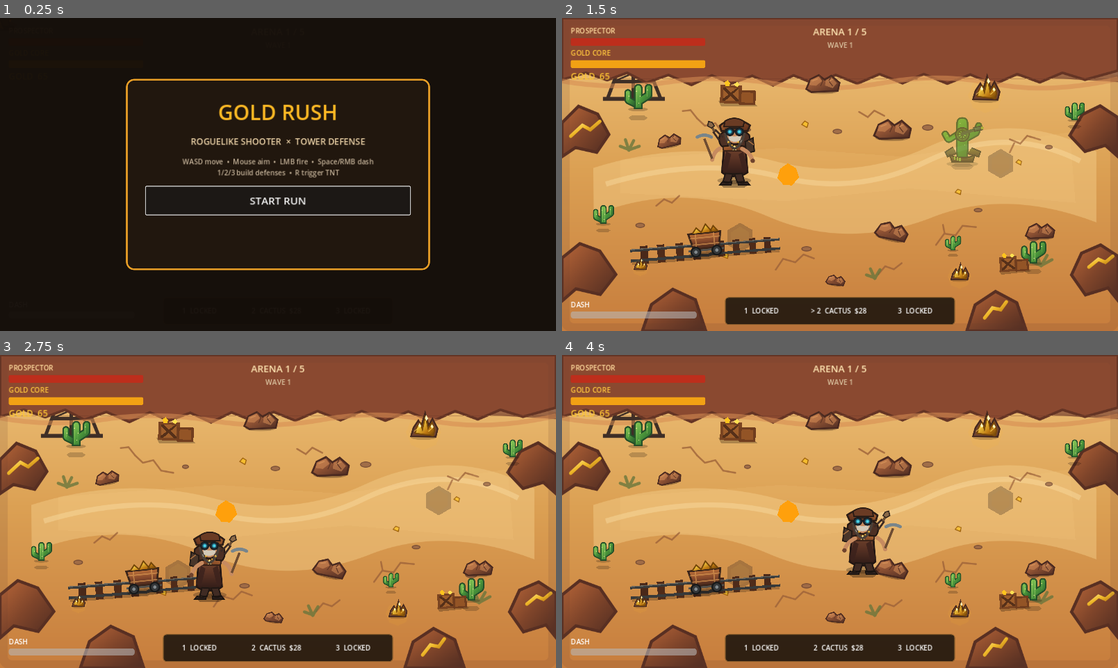
Above: before the commit, frames 1-4 (two rows, left to right).
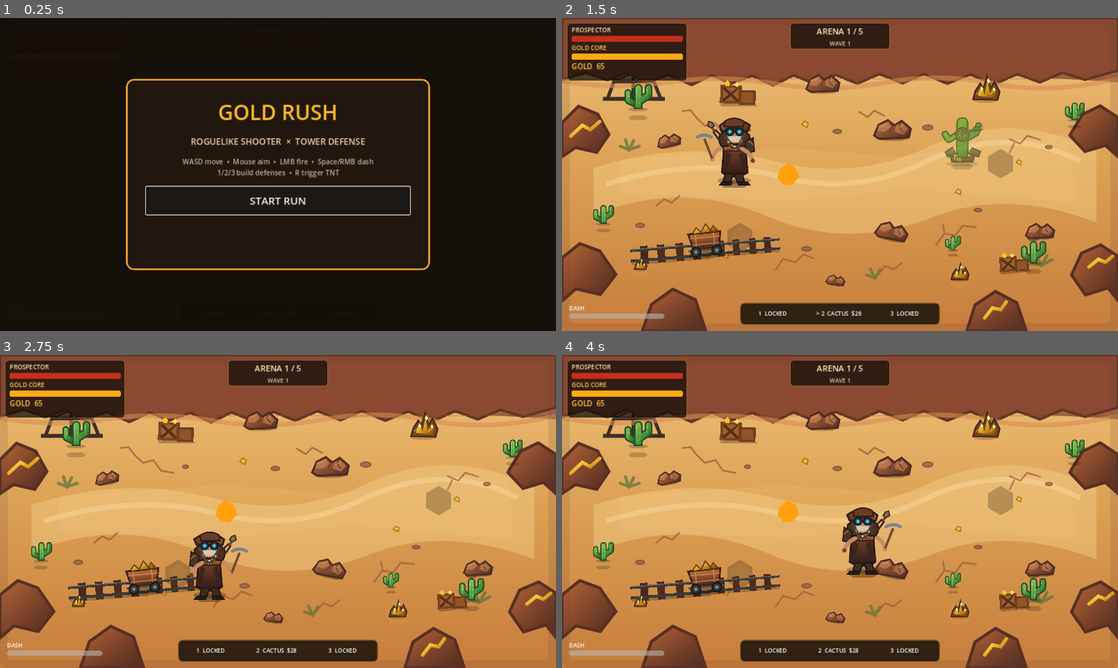
Above: after the commit, the same moments.

Repository: motomotoo1997-art/monster-quest
Game: Godot game, scene res://scenes/main/Main.tscn
Same seed, same stepped clock (60 frames per second), same inputs: the game is played once before the commit and once after it.
Inputs (mouse positions are in pixels of both pictures, inside the frame that each line leads up to):
- Up to frame 1 (0.25 s): no input
- Up to frame 2 (1.5 s): click "START RUN" at 0.5 s; tap Enter at 1.25 s; move the mouse to (962, 158) at 1.27 s; hold D (move_right) from 1.28 s (still down); tap E (ability_e) at 1.35 s
- Up to frame 3 (2.75 s): move the mouse to (166, 527) at 2.02 s; release D (move_right) at 2.03 s; hold S (move_down) from 2.03 s (still down); tap Q (ability_q) at 2.1 s
- Up to frame 4 (4 s): move the mouse to (895, 442) at 2.77 s; release S (move_down) at 2.78 s; hold D (move_right) 2.78-3.53 s; tap R (ability_r) at 2.85 s; move the mouse to (812, 574) at 3.52 s; hold W (move_up) from 3.53 s (still down); tap 1 (build_1) at 3.6 s

The runs differ from the first frame. In frame 2, 7.3% of the frame differs, in the area x 1-71%, y 1-98%; in frame 3, 7.3%; in frame 4, 7.3%.

Commit message:
art: compact HUD for clearer battlefield framing

Diff:
--- a/gold-rush-roguelike/scenes/ui/HUD.tscn
+++ b/gold-rush-roguelike/scenes/ui/HUD.tscn
@@ -1,28 +1,40 @@
-[gd_scene load_steps=5 format=3]
+[gd_scene load_steps=6 format=3]
 
 [ext_resource type="Script" path="res://scripts/ui/hud.gd" id="1"]
 
 [sub_resource type="StyleBoxFlat" id="PanelStyle"]
-bg_color = Color(0.07, 0.055, 0.04, 0.84)
+bg_color = Color(0.055, 0.045, 0.035, 0.82)
 border_width_left = 2
 border_width_top = 2
 border_width_right = 2
 border_width_bottom = 2
-border_color = Color(0.49, 0.34, 0.16, 0.9)
+border_color = Color(0.46, 0.31, 0.14, 0.88)
+corner_radius_top_left = 10
+corner_radius_top_right = 10
+corner_radius_bottom_right = 10
+corner_radius_bottom_left = 10
+
+[sub_resource type="StyleBoxFlat" id="InfoStyle"]
+bg_color = Color(0.055, 0.045, 0.035, 0.72)
+border_width_left = 1
+border_width_top = 1
+border_width_right = 1
+border_width_bottom = 1
+border_color = Color(0.92, 0.65, 0.20, 0.34)
 corner_radius_top_left = 8
 corner_radius_top_right = 8
 corner_radius_bottom_right = 8
 corner_radius_bottom_left = 8
 
 [sub_resource type="StyleBoxFlat" id="HPFill"]
-bg_color = Color(0.74, 0.18, 0.11, 1)
+bg_color = Color(0.77, 0.19, 0.10, 1)
 corner_radius_top_left = 4
 corner_radius_top_right = 4
 corner_radius_bottom_right = 4
 corner_radius_bottom_left = 4
 
 [sub_resource type="StyleBoxFlat" id="CoreFill"]
-bg_color = Color(0.95, 0.63, 0.08, 1)
+bg_color = Color(0.98, 0.67, 0.08, 1)
 corner_radius_top_left = 4
 corner_radius_top_right = 4
 corner_radius_bottom_right = 4
@@ -41,21 +53,31 @@
 grow_vertical = 2
 mouse_filter = 2
 
+[node name="TopLeftBackdrop" type="Panel" parent="Root"]
+layout_mode = 0
+offset_left = 12.0
+offset_top = 12.0
+offset_right = 288.0
+offset_bottom = 145.0
+mouse_filter = 2
+theme_override_styles/panel = SubResource("InfoStyle")
+
 [node name="TopLeft" type="VBoxContainer" parent="Root"]
 layout_mode = 0
-offset_left = 20.0
-offset_top = 18.0
-offset_right = 330.0
-offset_bottom = 160.0
-theme_override_constants/separation = 5
+offset_left = 22.0
+offset_top = 17.0
+offset_right = 278.0
+offset_bottom = 139.0
+theme_override_constants/separation = 3
 
 [node name="PlayerTitle" type="Label" parent="Root/TopLeft"]
 layout_mode = 2
-theme_override_colors/font_color = Color(1, 0.86, 0.62, 1)
+theme_override_colors/font_color = Color(1, 0.87, 0.65, 1)
+theme_override_font_sizes/font_size = 14
 text = "PROSPECTOR"
 
 [node name="PlayerHP" type="ProgressBar" parent="Root/TopLeft"]
-custom_minimum_size = Vector2(300, 18)
+custom_minimum_size = Vector2(246, 14)
 layout_mode = 2
 value = 100.0
 show_percentage = false
@@ -63,11 +85,12 @@
 
 [node name="CoreTitle" type="Label" parent="Root/TopLeft"]
 layout_mode = 2
-theme_override_colors/font_color = Color(1, 0.78, 0.24, 1)
+theme_override_colors/font_color = Color(1, 0.80, 0.28, 1)
+theme_override_font_sizes/font_size = 14
 text = "GOLD CORE"
 
 [node name="CoreHP" type="ProgressBar" parent="Root/TopLeft"]
-custom_minimum_size = Vector2(300, 18)
+custom_minimum_size = Vector2(246, 14)
 layout_mode = 2
 value = 100.0
 show_percentage = false
@@ -75,99 +98,114 @@
 
 [node name="Gold" type="Label" parent="Root/TopLeft"]
 layout_mode = 2
-theme_override_colors/font_color = Color(1, 0.78, 0.2, 1)
-theme_override_font_sizes/font_size = 20
+theme_override_colors/font_color = Color(1, 0.80, 0.20, 1)
+theme_override_font_sizes/font_size = 17
 text = "GOLD  0"
 
+[node name="TopCenterBackdrop" type="Panel" parent="Root"]
+layout_mode = 0
+offset_left = 525.0
+offset_top = 12.0
+offset_right = 755.0
+offset_bottom = 72.0
+mouse_filter = 2
+theme_override_styles/panel = SubResource("InfoStyle")
+
 [node name="TopCenter" type="VBoxContainer" parent="Root"]
 layout_mode = 0
-offset_left = 510.0
-offset_top = 16.0
-offset_right = 770.0
-offset_bottom = 78.0
+offset_left = 535.0
+offset_top = 17.0
+offset_right = 745.0
+offset_bottom = 68.0
 
 [node name="Arena" type="Label" parent="Root/TopCenter"]
 layout_mode = 2
-theme_override_colors/font_color = Color(1, 0.9, 0.7, 1)
-theme_override_font_sizes/font_size = 22
+theme_override_colors/font_color = Color(1, 0.91, 0.72, 1)
+theme_override_font_sizes/font_size = 19
 text = "ARENA 1 / 5"
 horizontal_alignment = 1
 
 [node name="Wave" type="Label" parent="Root/TopCenter"]
 layout_mode = 2
-theme_override_colors/font_color = Color(0.86, 0.77, 0.63, 1)
+theme_override_colors/font_color = Color(0.88, 0.79, 0.66, 1)
+theme_override_font_sizes/font_size = 13
 text = "WAVE 1"
 horizontal_alignment = 1
 
 [node name="BottomLeft" type="VBoxContainer" parent="Root"]
 layout_mode = 0
-offset_left = 20.0
-offset_top = 648.0
-offset_right = 310.0
-offset_bottom = 705.0
+offset_left = 16.0
+offset_top = 658.0
+offset_right = 236.0
+offset_bottom = 704.0
+theme_override_constants/separation = 2
 
 [node name="DashLabel" type="Label" parent="Root/BottomLeft"]
 layout_mode = 2
+theme_override_font_sizes/font_size = 13
 text = "DASH"
 
 [node name="Dash" type="ProgressBar" parent="Root/BottomLeft"]
-custom_minimum_size = Vector2(280, 16)
+custom_minimum_size = Vector2(210, 12)
 layout_mode = 2
 value = 100.0
 show_percentage = false
 
 [node name="BottomCenter" type="PanelContainer" parent="Root"]
 layout_mode = 0
-offset_left = 375.0
-offset_top = 642.0
-offset_right = 905.0
+offset_left = 410.0
+offset_top = 655.0
+offset_right = 870.0
 offset_bottom = 706.0
 theme_override_styles/panel = SubResource("PanelStyle")
 
 [node name="Slots" type="HBoxContainer" parent="Root/BottomCenter"]
 layout_mode = 2
-theme_override_constants/separation = 12
+theme_override_constants/separation = 6
 
 [node name="Slot1" type="Label" parent="Root/BottomCenter/Slots"]
-custom_minimum_size = Vector2(165, 48)
-layout_mode = 2
+custom_minimum_size = Vector2(146, 38)
+layout_mode = 2
+theme_override_font_sizes/font_size = 13
 text = "1  LOCKED"
 horizontal_alignment = 1
 vertical_alignment = 1
 
 [node name="Slot2" type="Label" parent="Root/BottomCenter/Slots"]
-custom_minimum_size = Vector2(165, 48)
-layout_mode = 2
+custom_minimum_size = Vector2(146, 38)
+layout_mode = 2
+theme_override_font_sizes/font_size = 13
 text = "2  CACTUS  $28"
 horizontal_alignment = 1
 vertical_alignment = 1
 
 [node name="Slot3" type="Label" parent="Root/BottomCenter/Slots"]
-custom_minimum_size = Vector2(165, 48)
-layout_mode = 2
+custom_minimum_size = Vector2(146, 38)
+layout_mode = 2
+theme_override_font_sizes/font_size = 13
 text = "3  LOCKED"
 horizontal_alignment = 1
 vertical_alignment = 1
 
 [node name="BossPanel" type="VBoxContainer" parent="Root"]
 layout_mode = 0
-offset_left = 390.0
+offset_left = 410.0
 offset_top = 82.0
-offset_right = 890.0
-offset_bottom = 135.0
+offset_right = 870.0
+offset_bottom = 132.0
 
 [node name="VBox" type="VBoxContainer" parent="Root/BossPanel"]
 layout_mode = 2
 
 [node name="Name" type="Label" parent="Root/BossPanel/VBox"]
 layout_mode = 2
-theme_override_colors/font_color = Color(1, 0.72, 0.14, 1)
-theme_override_font_sizes/font_size = 18
+theme_override_colors/font_color = Color(1, 0.75, 0.17, 1)
+theme_override_font_sizes/font_size = 17
 text = "GOLD BAR TANK"
 horizontal_alignment = 1
 
 [node name="BossHP" type="ProgressBar" parent="Root/BossPanel/VBox"]
-custom_minimum_size = Vector2(500, 18)
+custom_minimum_size = Vector2(460, 16)
 layout_mode = 2
 value = 100.0
 show_percentage = false
